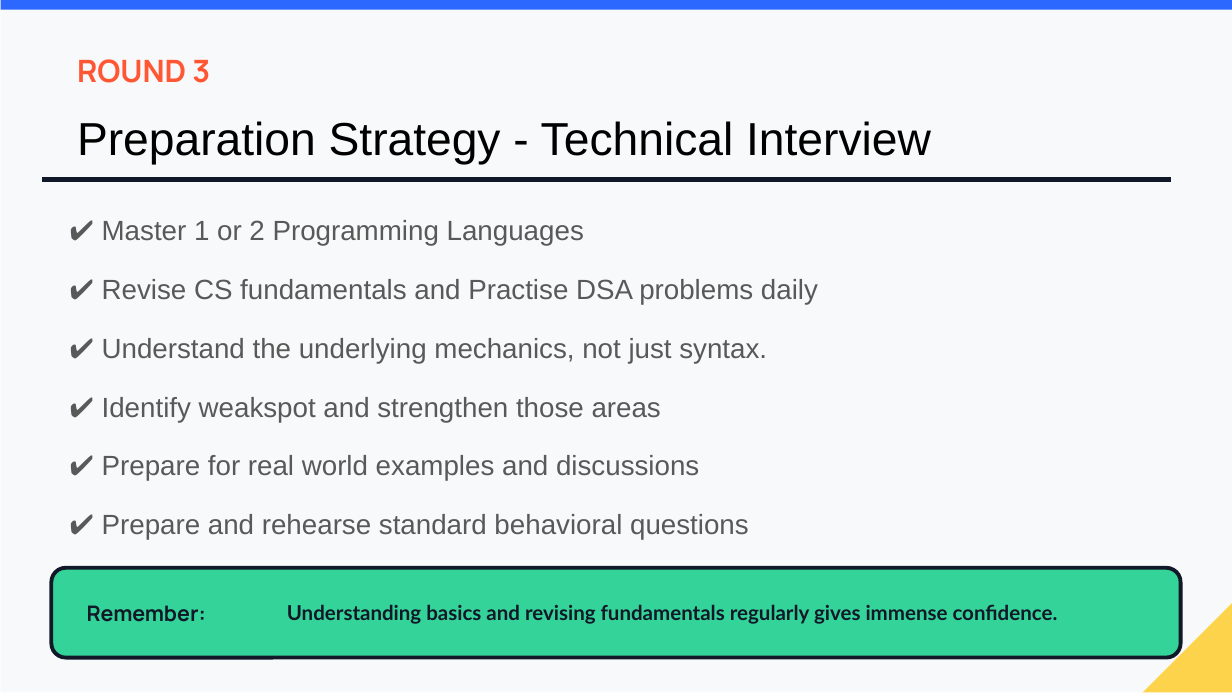
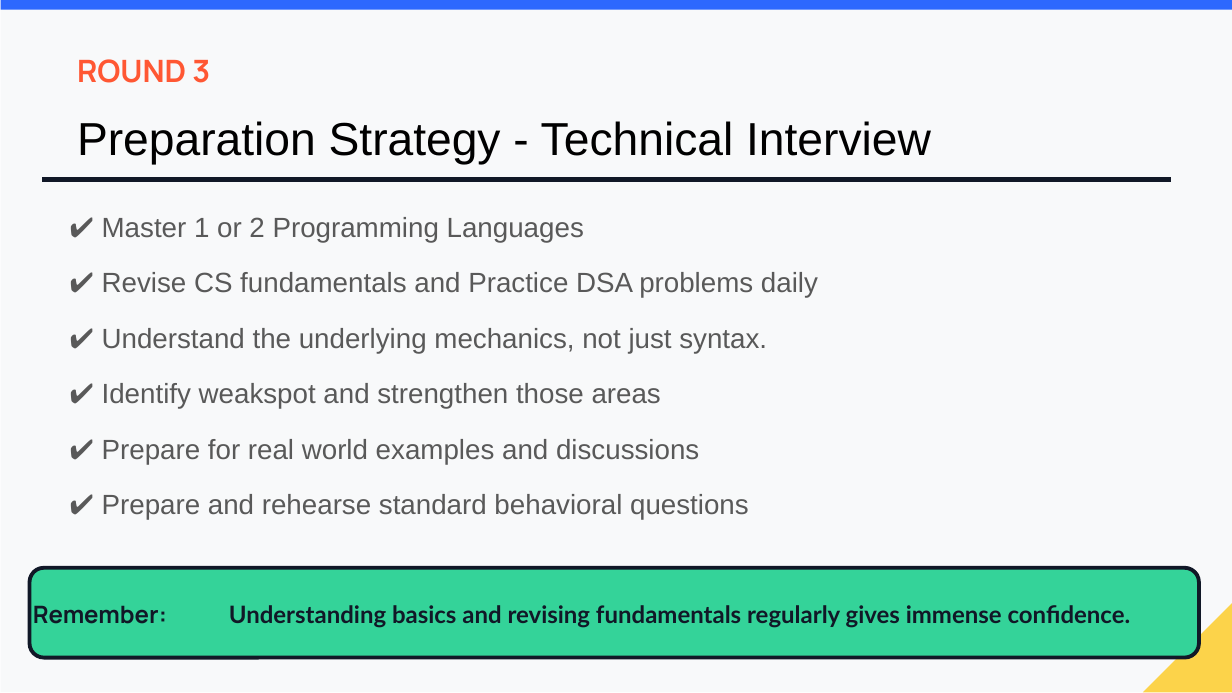
Before and after one commit to brinda-25/workshop, a slide deck: slide 21 of Day1/Campus_to_Company.pptx (slide 19 before the commit). Drawn at 1232x693 pixels with LibreOffice and Linux fonts; fonts in the diff are those of the drawing; background and template pictures are left out. Boxes give left, top, right and bottom in pixels: in the first picture for what was removed or moved away, otherwise in the second. Text is boxed around its words. In the diff, an @@ line names an element or a change of style, - is before the commit and + after.

```diff
--- a/Day1/Campus_to_Company.pptx
+++ b/Day1/Campus_to_Company.pptx
@@ text at <box>102,217,767,520</box>: line spacing 1.15 to 1.05 @@
@@ text at <box>102,272,818,298</box>: text changed @@
-✔ Revise CS fundamentals and Practise DSA problems daily
+✔ Revise CS fundamentals and Practice DSA problems daily
@@ rounded rectangle: place and size @@
-rounded rectangle at <box>52,568,1181,658</box>
+rounded rectangle at <box>30,568,1199,658</box>
@@ text "Remember:": place and size @@
-text "Remember:" at <box>87,605,206,622</box>
+text "Remember:" at <box>33,605,167,624</box>
@@ text "Remember:" at <box>33,605,167,624</box>: size 12.5 to 14 pt @@
@@ text "Understanding basics and revising fundamentals ...": place and size @@
-text "Understanding basics and revising fundamentals ..." at <box>287,604,1058,624</box>
+text "Understanding basics and revising fundamentals ..." at <box>229,605,1131,628</box>
@@ text "Understanding basics and revising fundamentals ..." at <box>229,605,1131,628</box>: size 12 to 14 pt @@
```
Also in this commit, not shown: 17 other slides changed, 6 slides added, 1 slide removed.
